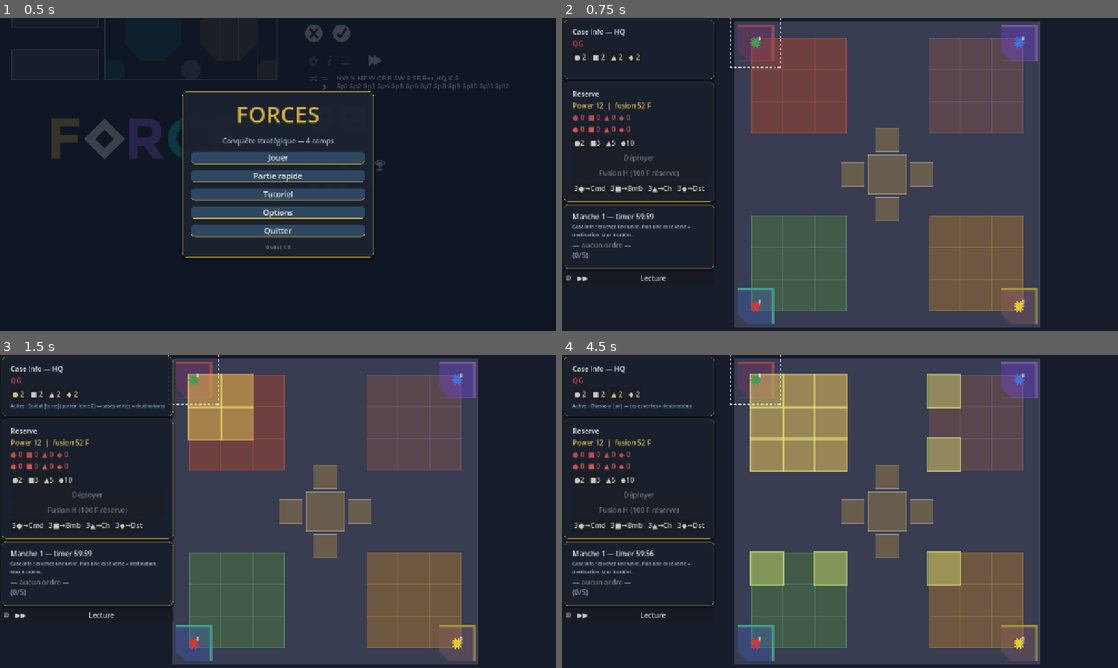
Above: before the commit, frames 1-4 (two rows, left to right).
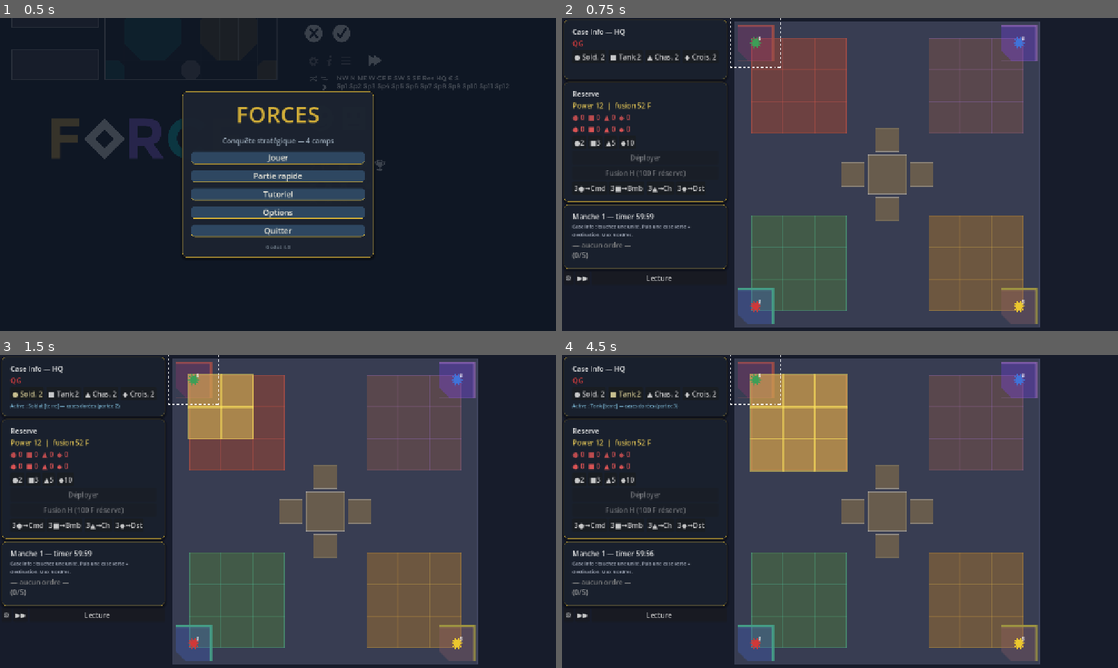
Above: after the commit, the same moments.

Repository: tlloancy/Forces
Game: Godot game, scene res://scenes/menu/main_menu.tscn
The game is run twice, just before and just after one commit, with the same random seed, the same clock (stepped at 60 frames per second) and the same inputs.
Inputs (mouse positions are in pixels of both pictures, inside the frame that each line leads up to):
- Up to frame 1 (0.5 s): no input
- Up to frame 2 (0.75 s): click "Partie rapide" at 0.5 s
- Up to frame 3 (1.5 s): click (16, 392) at 1.25 s, where only the run before the commit has a clickable "● 2"
- Up to frame 4 (4.5 s): click (589, 392) at 2 s, where only the run after the commit has a clickable "● Sold. 2"; click (600, 392) at 2.75 s, where only the run before the commit has a clickable "■ 2"; click (623, 392) at 3.5 s, where only the run after the commit has a clickable "■ Tank 2"; click (617, 392) at 4.25 s, where only the run before the commit has a clickable "▲ 2"

Frame 1 is identical in both runs. In frame 2, 0.5% of the frame differs, in the area x 3-30%, y 0-84%; in frame 3, 1.2%; in frame 4, 4.8%, in the area x 3-72%, y 0-84%.

Commit message:
Corriger surbrillances mer (losanges) alignees sur les couloirs Space.
Les destinations croiseur utilisaient la taille atlas au lieu du layout ; couloirs Sp visibles en bleu, libelles Case Info clarifies.

Diff:
--- a/godot/scripts/battle/battle_sidebar.gd
+++ b/godot/scripts/battle/battle_sidebar.gd
@@ -65,13 +65,18 @@
 			var domain := GameConstants.movement_domain_label(
 				GameConstants.piece_movement_domain(selected_piece.type)
 			)
-			var range_hint := ""
-			if GameConstants.piece_movement_domain(selected_piece.type) == GameConstants.MovementDomain.LAND:
-				range_hint = " (portée terre %d)" % GameConstants.unity_land_nbmove(selected_piece.type)
-			_case_piece.text = "Active : %s [%s]%s — cases vertes = destinations" % [
+			var hint := "cases surlignées = destinations"
+			match GameConstants.piece_movement_domain(selected_piece.type):
+				GameConstants.MovementDomain.LAND:
+					hint = "cases dorées (portée %d)" % GameConstants.unity_land_nbmove(selected_piece.type)
+				GameConstants.MovementDomain.SEA:
+					hint = "couloirs bleus Sp + côte (1 case mer)"
+				GameConstants.MovementDomain.AIR:
+					hint = "cases jaunes (portée air)"
+			_case_piece.text = "Active : %s [%s] — %s" % [
 				selected_piece.label(),
 				domain,
-				range_hint,
+				hint,
 			]
 
 	var fusion_f: int = state.hbomb_fusion_force_available(human_camp, selected_sector)
@@ -112,7 +117,7 @@
 		var piece_type: GameConstants.PieceType = key as GameConstants.PieceType
 		var n: int = int(counts[key])
 		var btn := Button.new()
-		btn.text = "%s %d" % [_shape_label(piece_type), n]
+		btn.text = "%s %s %d" % [_shape_label(piece_type), _short_type(piece_type), n]
 		btn.focus_mode = Control.FOCUS_NONE
 		if selected_piece != null and selected_piece.type == piece_type:
 			btn.modulate = Color(1.0, 0.95, 0.7)
@@ -156,6 +161,28 @@
 		var n: int = int(counts.get(sym, 0)) if not outline else 0
 		parts.append("%s %d" % [sym, n])
 	return "  ".join(parts)
+
+
+static func _short_type(piece_type: GameConstants.PieceType) -> String:
+	match piece_type:
+		GameConstants.PieceType.SOLDIER:
+			return "Sold."
+		GameConstants.PieceType.RAIDER:
+			return "Tank"
+		GameConstants.PieceType.HUNTER:
+			return "Chas."
+		GameConstants.PieceType.CRUISER:
+			return "Crois."
+		GameConstants.PieceType.COMMANDO:
+			return "Rég."
+		GameConstants.PieceType.BOMBER:
+			return "Bmb."
+		GameConstants.PieceType.FIGHTER:
+			return "Ch.l"
+		GameConstants.PieceType.DESTROYER:
+			return "Destr."
+		_:
+			return ""
 
 
 static func _shape_label(piece_type: GameConstants.PieceType) -> String:
--- a/godot/scripts/battle/board_map.gd
+++ b/godot/scripts/battle/board_map.gd
@@ -172,16 +172,18 @@
 	for sector_id: String in _move_highlights:
 		if not _layout.has(sector_id):
 			continue
-		var tile_rect := _sector_tile_rect(board, sx, sy, scale, sector_id)
-		draw_rect(tile_rect.grow(2.0), Color(_highlight_color.r, _highlight_color.g, _highlight_color.b, 0.42))
-		draw_rect(tile_rect.grow(2.0), _highlight_color, false, 2.0)
+		if sector_id.begins_with("Space_"):
+			_draw_sea_corridor_marker(board, sx, sy, scale, sector_id, _highlight_color)
+		var tile_rect := _sector_highlight_rect(board, sx, sy, scale, sector_id)
+		draw_rect(tile_rect.grow(1.0), Color(_highlight_color.r, _highlight_color.g, _highlight_color.b, 0.45))
+		draw_rect(tile_rect.grow(1.0), _highlight_color, false, 2.5)
 
 	if _state != null:
 		var pending: Dictionary = _state.human_pending_move_targets()
 		for sector_id: String in pending:
 			if not _layout.has(sector_id):
 				continue
-			var ghost_rect := _sector_tile_rect(board, sx, sy, scale, sector_id)
+			var ghost_rect := _sector_highlight_rect(board, sx, sy, scale, sector_id)
 			draw_rect(ghost_rect, Color(0.35, 0.85, 0.45, 0.35))
 			draw_rect(ghost_rect, Color(0.5, 1.0, 0.55, 0.85), false, 1.5)
 
@@ -240,12 +242,48 @@
 	return true
 
 
+func _sector_center(board: Rect2, sx: float, sy: float, sector_id: String) -> Vector2:
+	var d: Dictionary = _layout[sector_id] as Dictionary
+	return Vector2(
+		board.position.x + float(d["x"]) * sx,
+		board.position.y + float(d["y"]) * sy,
+	)
+
+
 func _sector_tile_rect(board: Rect2, sx: float, sy: float, scale: float, sector_id: String) -> Rect2:
+	var center := _sector_center(board, sx, sy, sector_id)
+	var design := BoardAtlas.tile_design_size(sector_id) * scale
+	return Rect2(center - design * 0.5, design)
+
+
+## Surbrillance alignée sur les zones cliquables (layout), pas sur la taille atlas.
+func _sector_highlight_rect(board: Rect2, sx: float, sy: float, scale: float, sector_id: String) -> Rect2:
 	var d: Dictionary = _layout[sector_id] as Dictionary
-	var cx := board.position.x + float(d["x"]) * sx
-	var cy := board.position.y + float(d["y"]) * sy
+	var center := _sector_center(board, sx, sy, sector_id)
+	if sector_id.begins_with("Space_") or sector_id.begins_with("Moon_") or sector_id == "Sun":
+		var r: float = float(d.get("r", 10)) * scale * (2.2 if sector_id.begins_with("Space_") else 1.6)
+		return Rect2(center - Vector2(r, r), Vector2(r * 2.0, r * 2.0))
+	if sector_id.begins_with("HQ_"):
+		var hr: float = float(d.get("r", 14)) * scale * 1.15
+		return Rect2(center - Vector2(hr, hr), Vector2(hr * 2.0, hr * 2.0))
+	return _sector_tile_rect(board, sx, sy, scale, sector_id)
+
+
+func _draw_sea_corridor_marker(
+	board: Rect2,
+	sx: float,
+	sy: float,
+	scale: float,
+	sector_id: String,
+	tint: Color,
+) -> void:
+	var tex: AtlasTexture = BoardAtlas.tile_texture(sector_id)
+	if tex == null or tex.atlas == null:
+		return
+	var center := _sector_center(board, sx, sy, sector_id)
 	var design := BoardAtlas.tile_design_size(sector_id) * scale
-	return Rect2(Vector2(cx - design.x * 0.5, cy - design.y * 0.5), design)
+	var rect := Rect2(center - design * 0.5, design)
+	draw_texture_rect(tex, rect, false, Color(tint.r, tint.g, tint.b, 0.55))
 
 
 func _draw_tiles(board: Rect2, sx: float, sy: float, scale: float) -> void:
--- a/godot/scripts/headless_test.gd
+++ b/godot/scripts/headless_test.gd
@@ -55,9 +55,12 @@
 			break
 	if cruiser == null:
 		failures.append("GameState: pas de croiseur vert")
-	elif "Space_5" not in state.destinations_for(cruiser):
-		failures.append("GameState: croiseur sans destination mer depuis QG")
 	else:
+		var sea_dests: PackedStringArray = state.destinations_for(cruiser)
+		if "Space_5" not in sea_dests and "Space_6" not in sea_dests:
+			failures.append("GameState: croiseur sans destination mer depuis QG")
+		if "Plains_NE" in sea_dests:
+			failures.append("GameState: croiseur QG ne doit pas atteindre Plains_NE en 1 pas mer")
 		var err: String = state.try_move_human_piece(cruiser, "Space_5")
 		if not err.is_empty():
 			failures.append("GameState: déplacement mer refusé (%s)" % err)
--- a/godot/scripts/menu/tutorial_menu.gd
+++ b/godot/scripts/menu/tutorial_menu.gd
@@ -1,6 +1,6 @@
 extends Control
 
-const PAGES: PackedStringArray = PackedStringArray([
+var _pages: PackedStringArray = PackedStringArray([
 	"""[b]Forces[/b] — wargame au tour par tour.
 
 Chaque manche, tu prépares jusqu'à [b]5 ordres[/b] secret(s) : déplacements, échanges de pièces, déploiement depuis la réserve.
@@ -24,10 +24,10 @@
 
 
 func _show_page() -> void:
-	%PageLabel.text = PAGES[_page]
-	%PageCounter.text = "%d / %d" % [_page + 1, PAGES.size()]
+	%PageLabel.text = _pages[_page]
+	%PageCounter.text = "%d / %d" % [_page + 1, _pages.size()]
 	%PrevButton.disabled = _page <= 0
-	%NextButton.text = "Suivant" if _page < PAGES.size() - 1 else "Retour menu"
+	%NextButton.text = "Suivant" if _page < _pages.size() - 1 else "Retour menu"
 
 
 func _on_prev_pressed() -> void:
@@ -37,7 +37,7 @@
 
 
 func _on_next_pressed() -> void:
-	if _page < PAGES.size() - 1:
+	if _page < _pages.size() - 1:
 		_page += 1
 		_show_page()
 	else:
